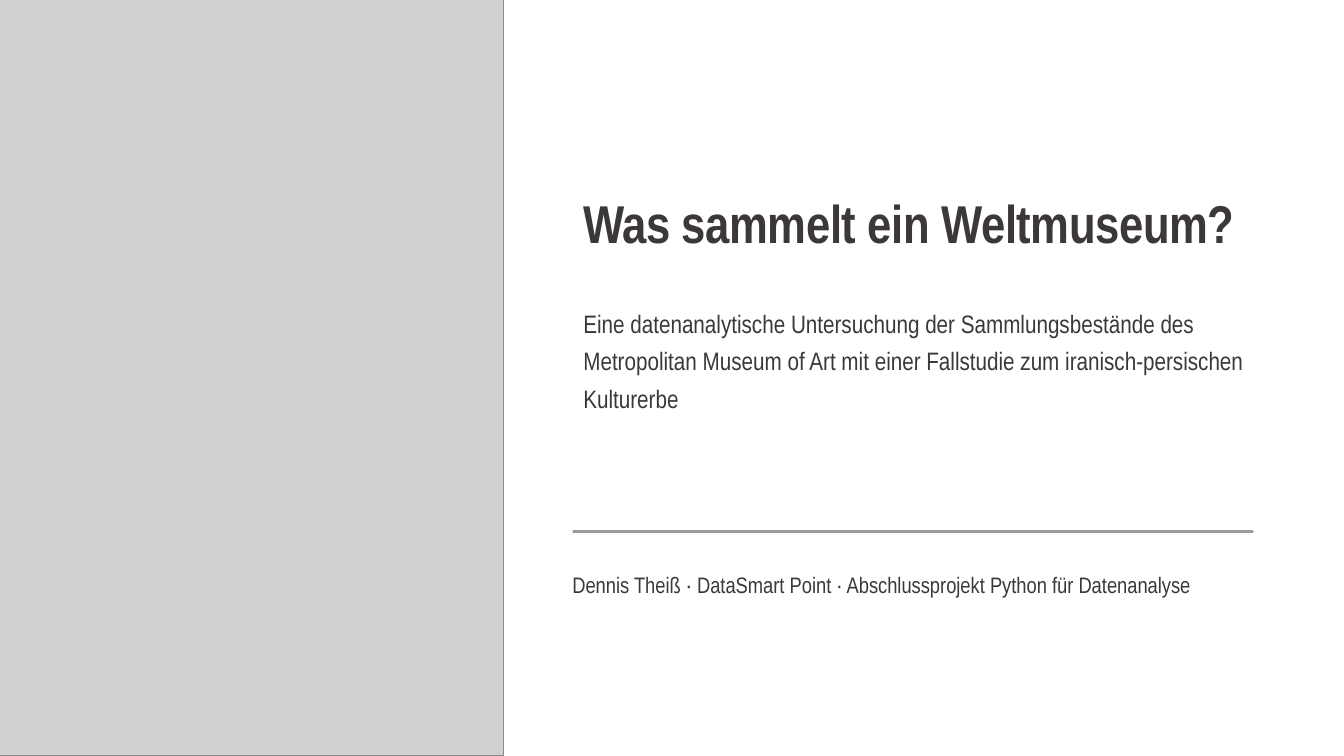
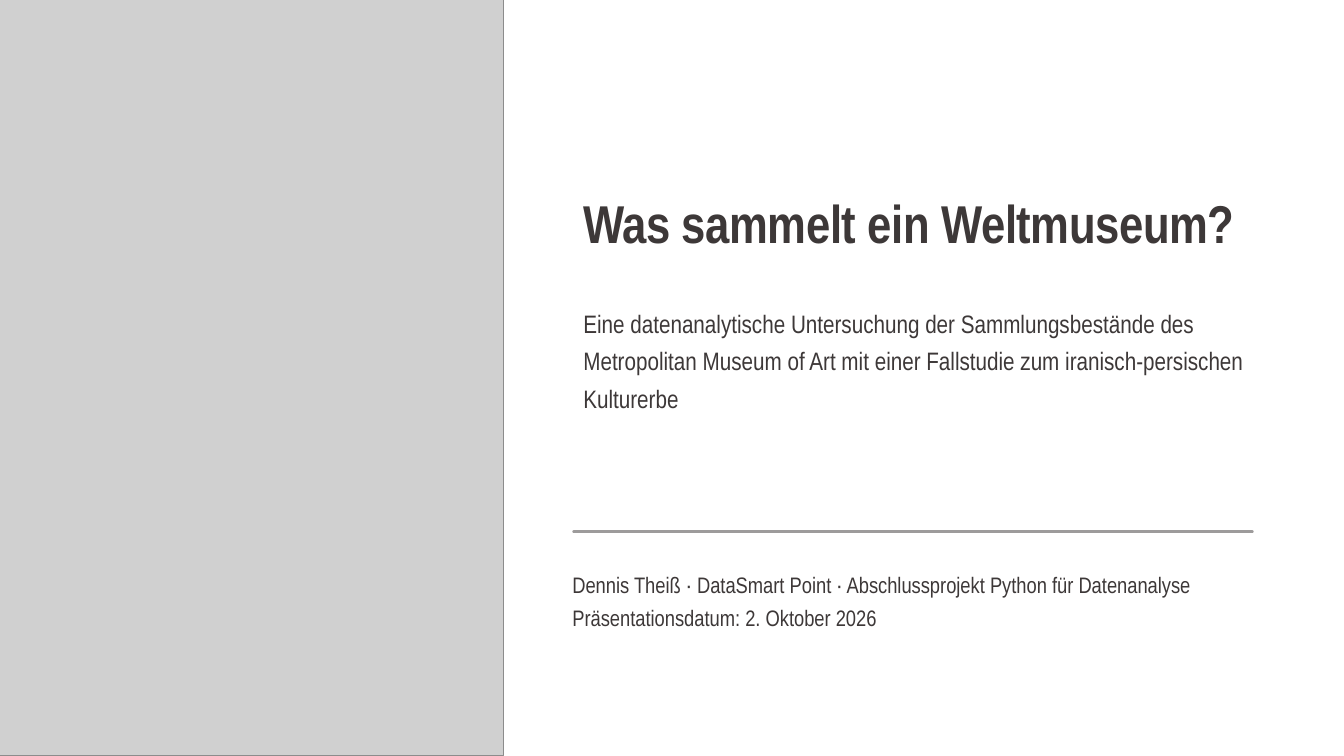
Before and after one commit to dr-dennis-theiss/met-iran-collection-analysis, a slide deck: slide 1 of presentation.pptx. Drawn at 1344x756 pixels with LibreOffice and Linux fonts; fonts in the diff are those of the drawing; grey boxes stand for pictures. Boxes give left, top, right and bottom in pixels: in the first picture for what was removed or moved away, otherwise in the second. Text is boxed around its words. In the diff, an @@ line names an element or a change of style, - is before the commit and + after.

```diff
--- a/presentation.pptx
+++ b/presentation.pptx
@@ text at [572, 609, 877, 626]: paragraph added @@
+Präsentationsdatum: 2. Oktober 2026
```
Also in this commit, not shown: 8 other slides changed, 1 slide added.
